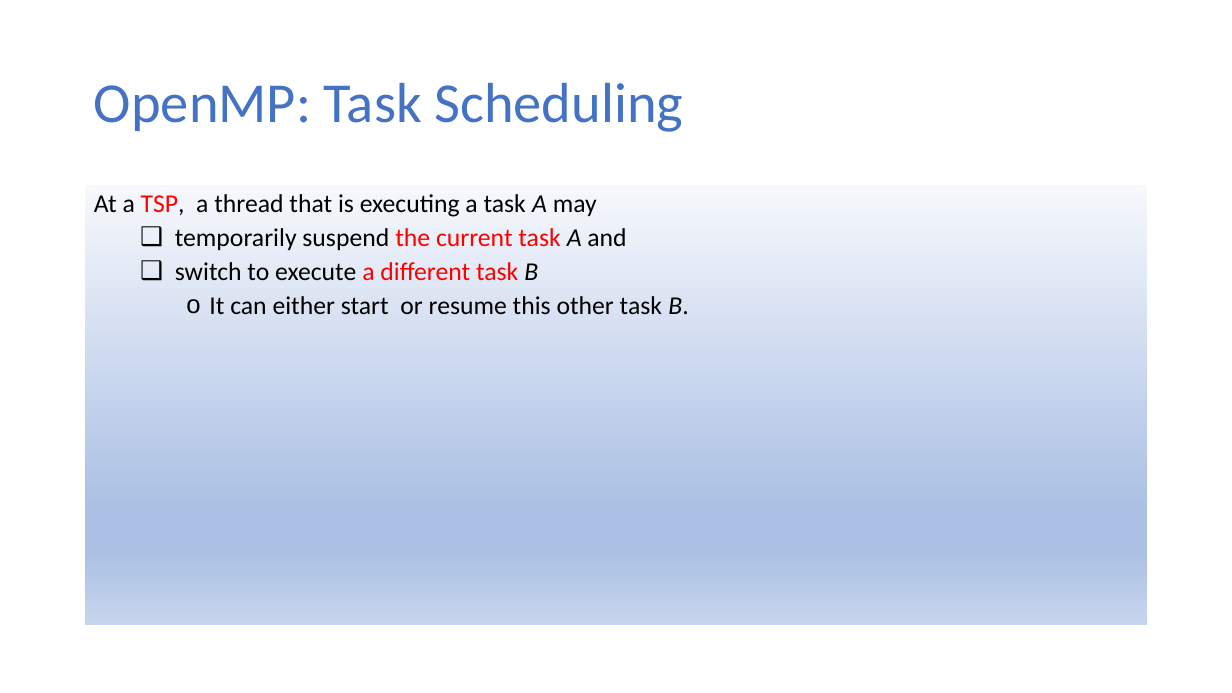
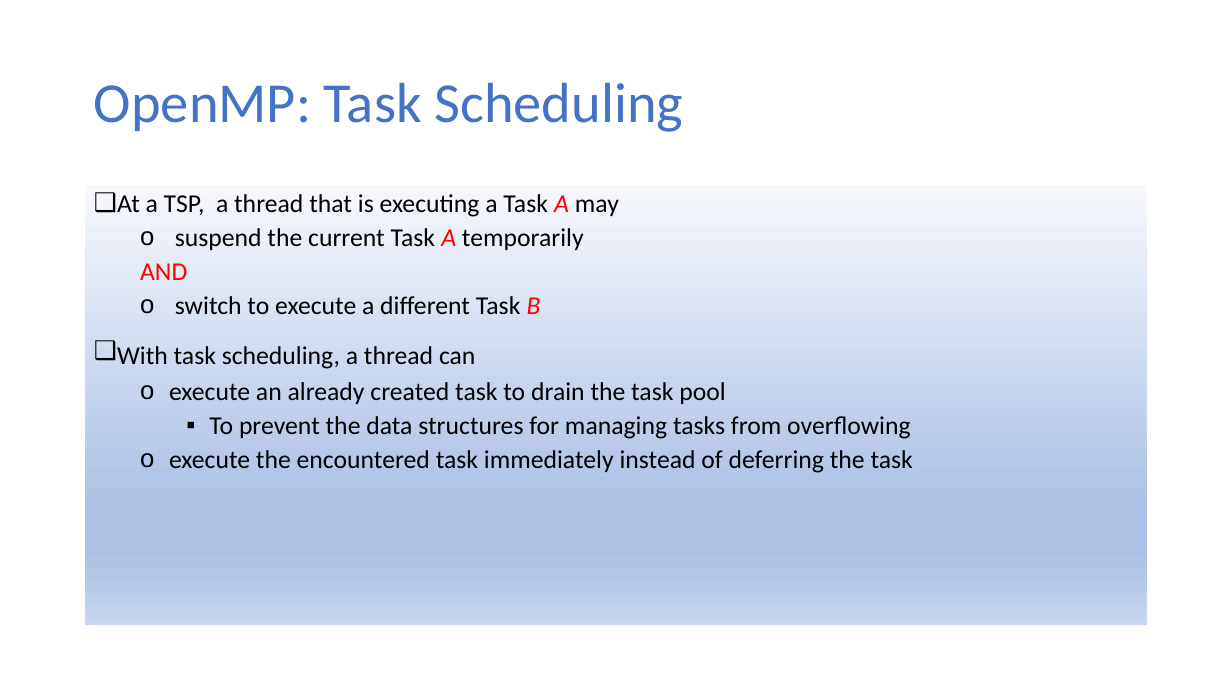
Before and after one commit to ekkapotc/PC, a slide deck: slide 22 of Slides/Lecture 8.pptx. Drawn at 1232x693 pixels with LibreOffice and Linux fonts; fonts in the diff are those of the drawing. Boxes give left, top, right and bottom in pixels: in the first picture for what was removed or moved away, otherwise in the second. Text is boxed around its words. In the diff, an @@ line names an element or a change of style, - is before the commit and + after.

```diff
--- a/Slides/Lecture 8.pptx
+++ b/Slides/Lecture 8.pptx
@@ text at [117,194,913,473]: text changed @@
-At a TSP, a thread that is executing a task A may
-  ❑ temporarily suspend the current task A and
-  ❑ switch to execute a different task B
-    o It can either start or resume this other task B.
+❑ At a TSP, a thread that is executing a Task A may
+  o suspend the current Task A temporarily
+  AND
+  o switch to execute a different Task B
+❑ With task scheduling, a thread can
+  o execute an already created task to drain the task pool
+    ▪ To prevent the data structures for managing tasks from overflowing
+  o execute the encountered task immediately instead of deferring the task
```
Also in this commit, not shown: 9 other slides changed, 1 other file.
